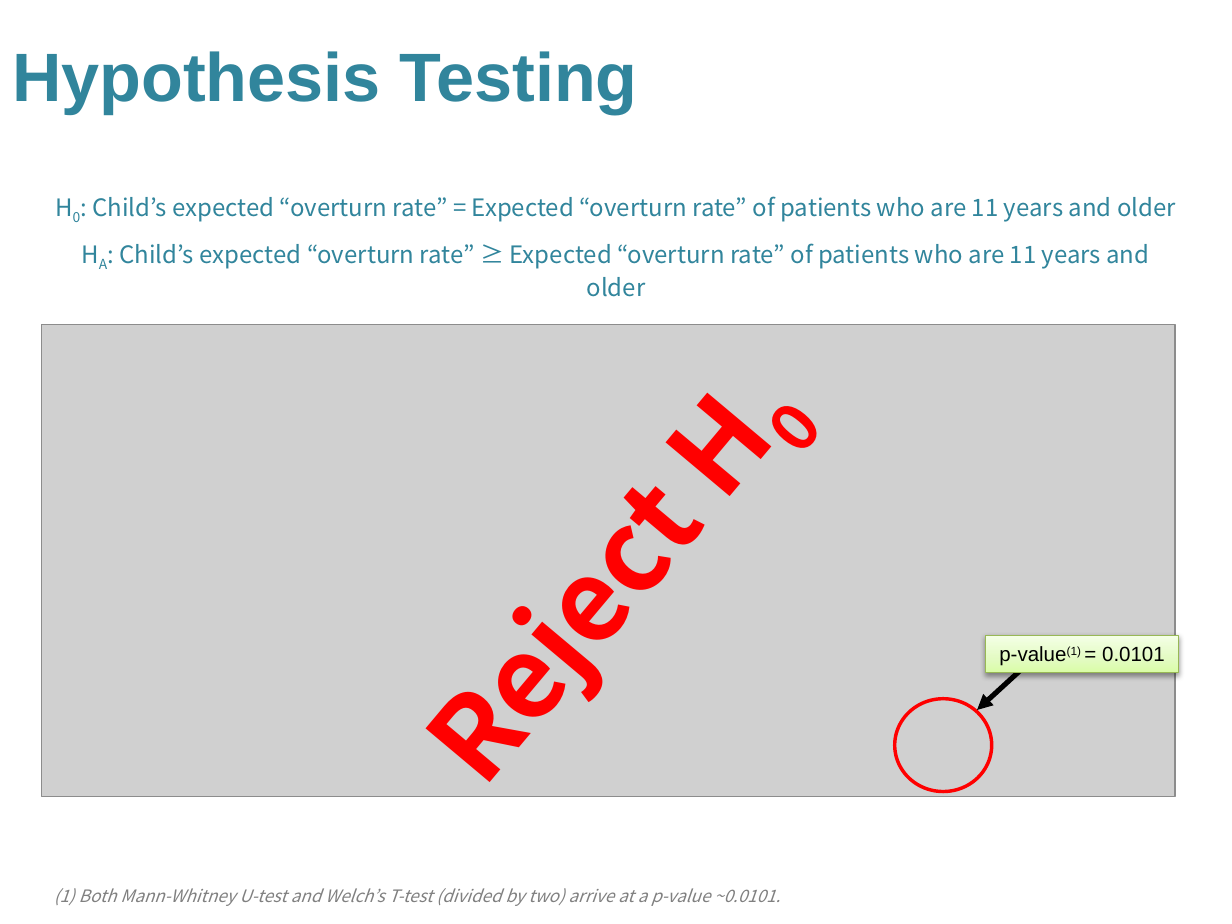
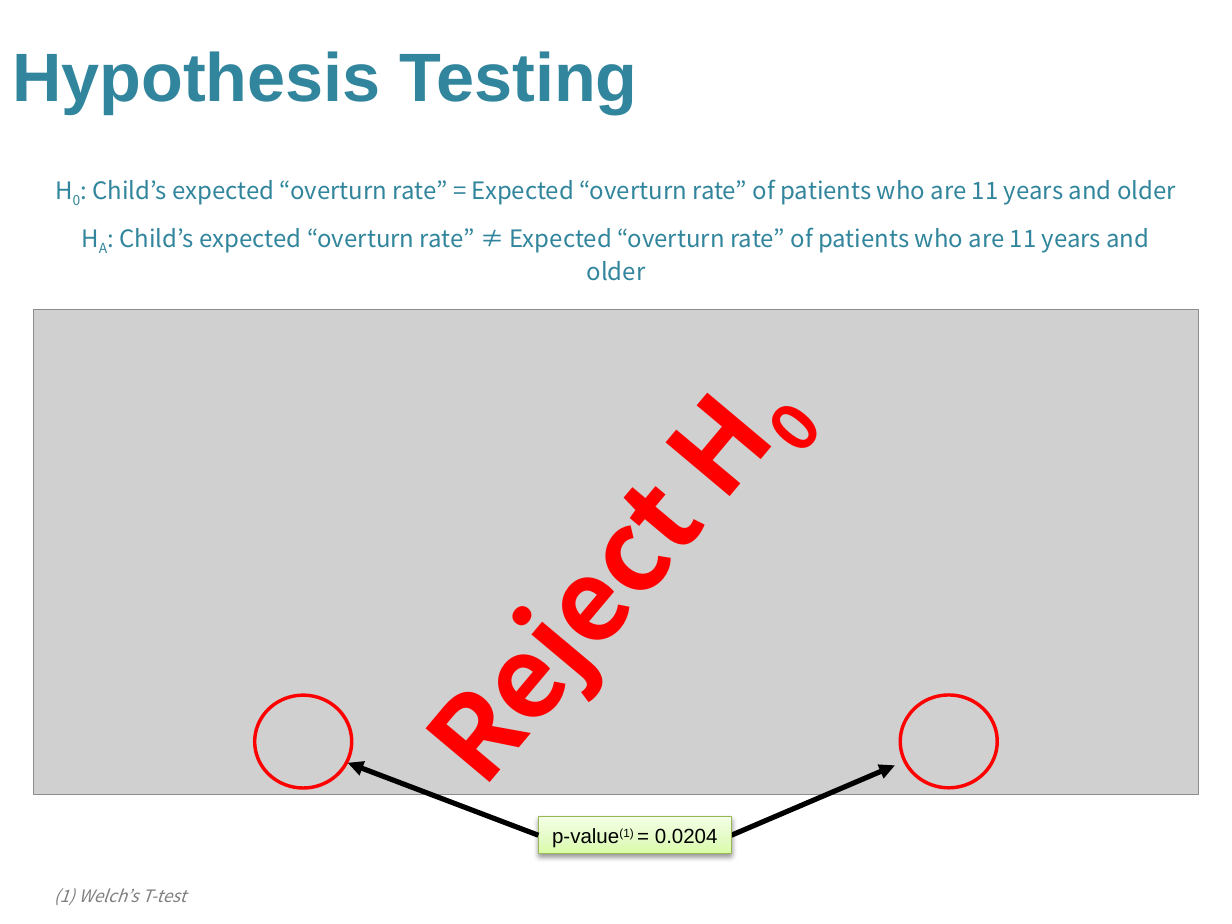
Before and after one commit to Morgan-Sell/Bias-CA-IMR, a slide deck: slide 6 of CA_IMR_Bias_vFINAL.pptx. Drawn at 1232x924 pixels with LibreOffice and Linux fonts; fonts in the diff are those of the drawing; grey boxes stand for pictures; background and template pictures are left out. Boxes give left, top, right and bottom in pixels: in the first picture for what was removed or moved away, otherwise in the second. Text is boxed around its words. In the diff, an @@ line names an element or a change of style, - is before the commit and + after.

```diff
--- a/CA_IMR_Bias_vFINAL.pptx
+++ b/CA_IMR_Bias_vFINAL.pptx
@@ text "H0: Child’s expected “overturn rate” ...": place and size @@
-text "H0: Child’s expected “overturn rate” ..." at <box>92,196,1176,297</box>
+text "H0: Child’s expected “overturn rate” ..." at <box>92,179,1176,281</box>
@@ text at <box>119,227,1149,281</box>: text changed @@
-HA: Child’s expected “overturn rate” ≥ Expected “overturn rate” of patients who are 11 years and older
+HA: Child’s expected “overturn rate” ≠ Expected “overturn rate” of patients who are 11 years and older
@@ picture: place and size @@
-picture at <box>42,324,1175,796</box>
+picture at <box>33,309,1198,795</box>
@@ ellipse added at <box>255,695,352,787</box>, outline #FF0000 2 pt @@
@@ ellipse: place and size @@
-ellipse at <box>894,699,992,791</box>
+ellipse at <box>901,695,998,787</box>
@@ arrow added from (538, 835) to (347, 763), #000000 3 pt @@
@@ arrow moved from (1021, 670) - (977, 710) to (732, 835) - (894, 765) @@
@@ rectangle "p-value(1) = 0.0204": place and size @@
-rectangle "p-value(1) = 0.0204" at <box>986,636,1179,673</box>
+rectangle "p-value(1) = 0.0204" at <box>538,817,732,854</box>
@@ text in rectangle at <box>552,828,718,848</box>: text changed @@
-p-value(1) = 0.0101
+p-value(1) = 0.0204
@@ text at <box>54,888,186,905</box>: text changed @@
-(1) Both Mann-Whitney U-test and Welch’s T-test (divided by two) arrive at a p-value ~0.0101.
+(1) Welch’s T-test
```
Also in this commit, not shown: 4 other files.
